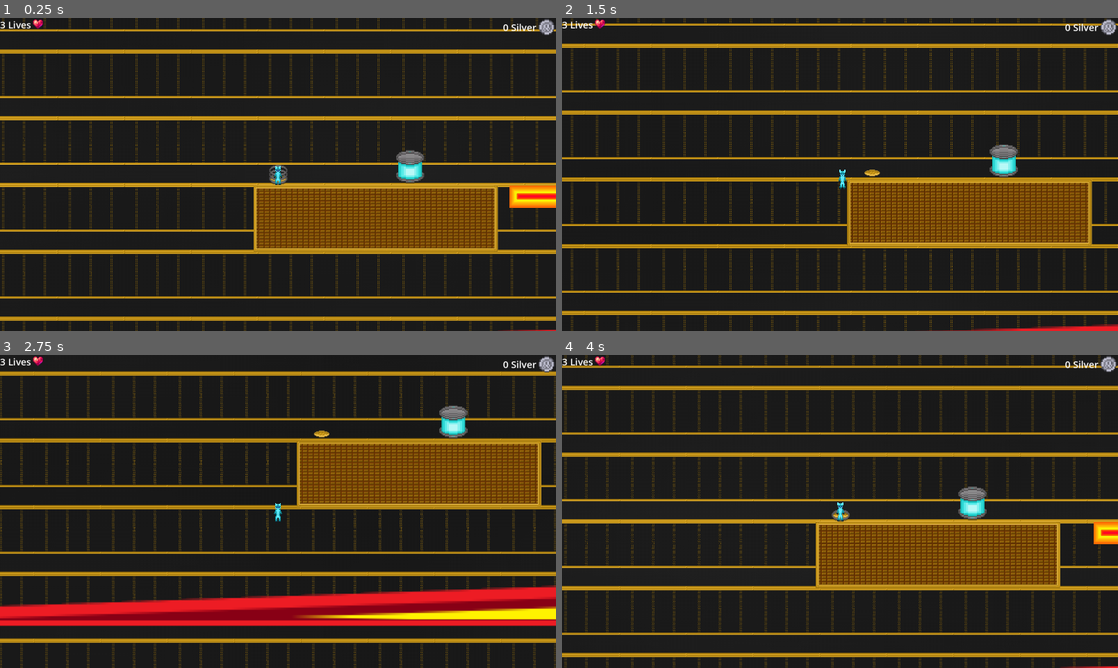
Above: before the commit, frames 1-4 (two rows, left to right).
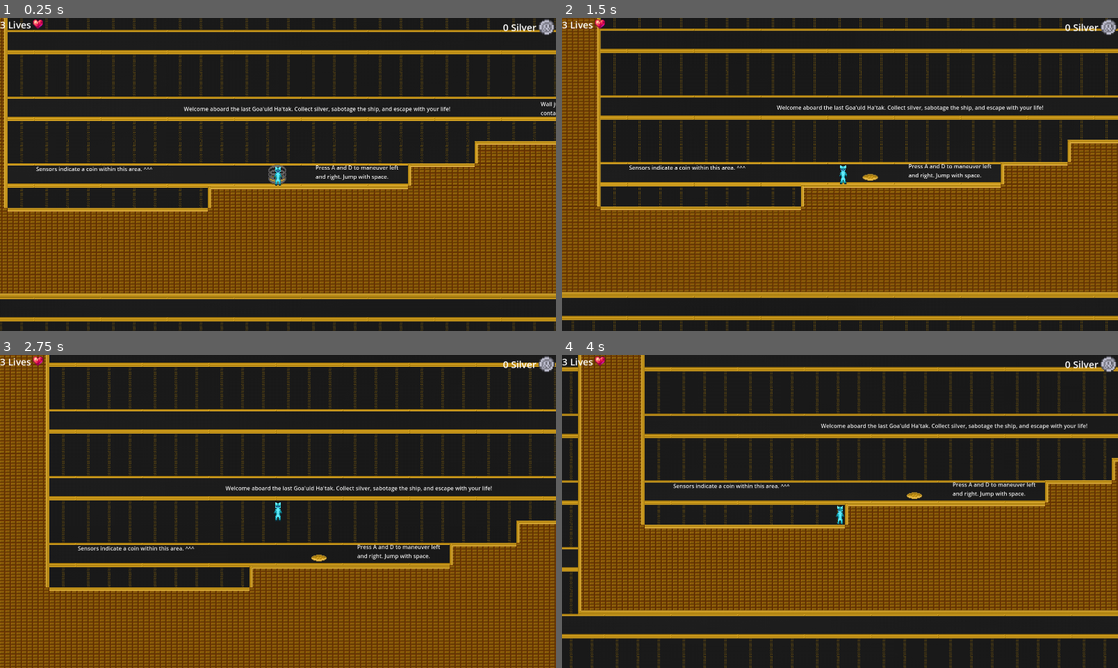
Above: after the commit, the same moments.

Repository: Novaliyn/SuperSilverHunter
Game: Godot game, scene res://main.tscn
The game is run twice, just before and just after one commit, with the same random seed, the same clock (stepped at 60 frames per second) and the same inputs.
Inputs:
- Up to frame 1 (0.25 s): no input
- Up to frame 2 (1.5 s): tap A (KEYA) at 0.5, 0.6, 1.25 s; tap D (KEYD) at 1.35 s
- Up to frame 3 (2.75 s): tap A (KEYA) at 2 s; tap Space (Spacebar) at 2.1 s
- Up to frame 4 (4 s): tap A (KEYA) at 2.75, 2.85, 3.5 s; tap D (KEYD) at 3.6 s

The runs differ from the first frame. In frame 1, 43% of the frame differs, in the area x 0-100%, y 0-100%; in frame 2, 54%; in frame 3, 62%; in frame 4, 52%.

Commit message:
almost done

Diff:
--- a/Levels/Level3.tscn
+++ b/Levels/Level3.tscn
@@ -63,22 +63,6 @@
 physics_layer_0/collision_layer = 1
 sources/0 = SubResource("TileSetAtlasSource_fksqx")
 
-[sub_resource type="Animation" id="Animation_cpuyl"]
-resource_name = "Spike"
-length = 85.0
-tracks/0/type = "value"
-tracks/0/imported = false
-tracks/0/enabled = true
-tracks/0/path = NodePath(".:position")
-tracks/0/interp = 1
-tracks/0/loop_wrap = true
-tracks/0/keys = {
-"times": PackedFloat32Array(0, 28, 60, 85),
-"transitions": PackedFloat32Array(1, 1, 1, 1),
-"update": 0,
-"values": [Vector2(-2603, -3882), Vector2(2718, -3882), Vector2(8229, -3882), Vector2(16949, -3882)]
-}
-
 [sub_resource type="Animation" id="Animation_mf7v1"]
 length = 0.001
 tracks/0/type = "value"
@@ -92,6 +76,22 @@
 "transitions": PackedFloat32Array(1),
 "update": 0,
 "values": [Vector2(-2603, -3882)]
+}
+
+[sub_resource type="Animation" id="Animation_cpuyl"]
+resource_name = "Spike"
+length = 100.0
+tracks/0/type = "value"
+tracks/0/imported = false
+tracks/0/enabled = true
+tracks/0/path = NodePath(".:position")
+tracks/0/interp = 1
+tracks/0/loop_wrap = true
+tracks/0/keys = {
+"times": PackedFloat32Array(0, 30, 65, 100),
+"transitions": PackedFloat32Array(1, 1, 1, 1),
+"update": 0,
+"values": [Vector2(-2603, -3882), Vector2(2718, -3882), Vector2(8229, -3882), Vector2(16949, -3882)]
 }
 
 [sub_resource type="AnimationLibrary" id="AnimationLibrary_7trqu"]
--- a/Scripts/global.gd
+++ b/Scripts/global.gd
@@ -3,5 +3,5 @@
 
 var score: int = 0
 var lives: int = 3
-var Level: int = 3
+var Level: int = 1
 var GravDirection: int = 1
